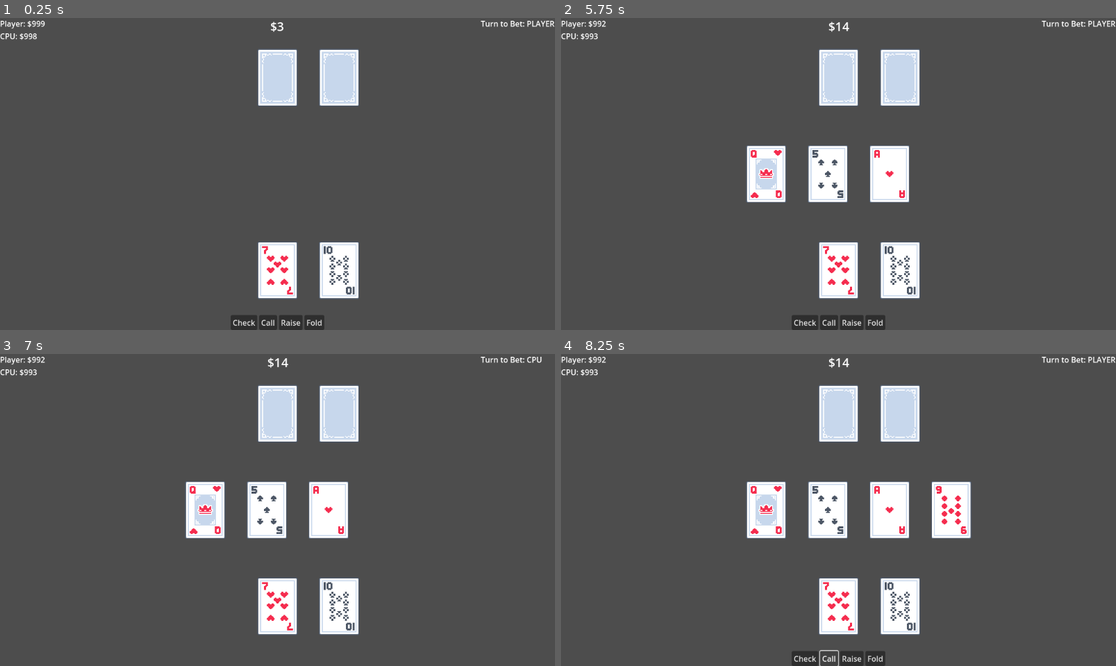
Above: before the commit, frames 1-4 (two rows, left to right).
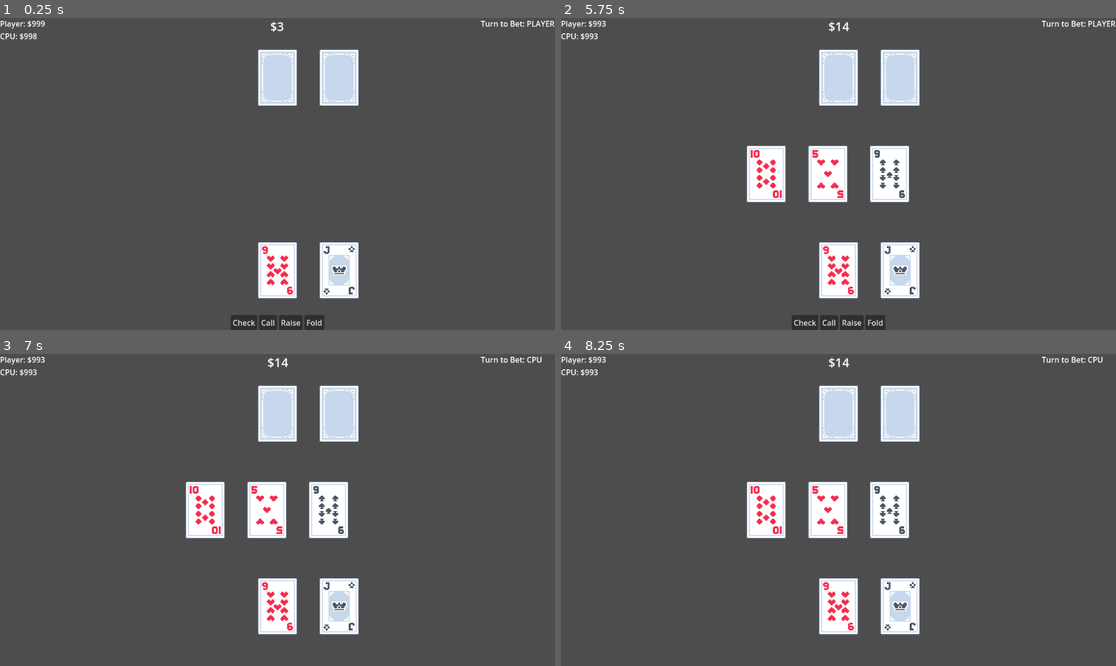
Above: after the commit, the same moments.

Repository: david8zhang/cat-poker
Game: Godot game, scene res://scenes/Main.tscn
Same seed, same stepped clock (60 frames per second), same inputs: the game is played once before the commit and once after it.
Inputs (mouse positions are in pixels of both pictures, inside the frame that each line leads up to):
- Up to frame 1 (0.25 s): no input
- Up to frame 2 (5.75 s): click "Raise" at 0.5 s; tap Enter at 1.25, 2.75, 4.25 s; tap Space at 2, 3.5, 5 s
- Up to frame 3 (7 s): click "Check" at 5.75 s
- Up to frame 4 (8.25 s): click (827, 659) at 8 s, where only the run before the commit has a clickable "Call"

The runs differ from the first frame. In frame 1, 0.6% of the frame differs, in the area x 47-64%, y 73-89%; in frame 2, 1.4%; in frame 3, 1.4%; in frame 4, 3.4%, in the area x 7-100%, y 0-100%.

Commit message:
added end of hand logic

Diff:
--- a/scenes/Main.tscn
+++ b/scenes/Main.tscn
@@ -107,7 +107,7 @@
 anchor_bottom = 1.0
 grow_horizontal = 2
 grow_vertical = 2
-color = Color(0, 0, 0, 0.294118)
+color = Color(0, 0, 0, 0.588235)
 metadata/_edit_use_anchors_ = true
 
 [node name="WinLabel" type="Label" parent="CanvasLayer/ShowdownResult"]
--- a/scripts/CPUCardPlayer.gd
+++ b/scripts/CPUCardPlayer.gd
@@ -9,3 +9,8 @@
 func blind_bet(amount):
 	curr_bankroll -= amount
 	game.blind_bet(amount, Game.Side.CPU)
+
+func make_bet(amount):
+	var amount_added = amount - game.curr_cpu_bet
+	curr_bankroll -= amount_added
+	bet.emit(amount)
--- a/scripts/CardPlayer.gd
+++ b/scripts/CardPlayer.gd
@@ -30,8 +30,7 @@
 		card.show_card()
 
 func make_bet(amount):
-	curr_bankroll -= amount
-	bet.emit(amount)
+	pass
 
 func check():
 	make_bet(0)
--- a/scripts/Game.gd
+++ b/scripts/Game.gd
@@ -14,7 +14,9 @@
 
 enum Side {
 	PLAYER,
-	CPU
+	CPU,
+	BOTH,
+	NONE
 }
 
 enum HandTypes {
@@ -68,6 +70,7 @@
 
 var did_player_check = false
 var did_cpu_check = false
+var winning_side: Game.Side = Side.NONE
 
 class Hand:
 	var hand_type: HandTypes
@@ -93,7 +96,15 @@
 	cpu.bet.connect(on_cpu_bet)
 	showdown_next_button.button_up.connect(go_to_new_game)
 
-	# Initialize deck
+	# Initialize players
+	player.global_position = Vector2(0, 200)
+	cpu.global_position = Vector2(0, -200)
+
+	init_game()
+	process_next_action(Side.PLAYER)
+
+
+func init_game():
 	for i in range(0, RANKS.size()):
 		for j in range(0, SUITS.size()):
 			var rank = RANKS[i]
@@ -102,12 +113,6 @@
 				"rank": rank,
 				"suit": suit
 			})
-
-	# Initialize players
-	player.global_position = Vector2(0, 200)
-	cpu.global_position = Vector2(0, -200)
-
-	# shuffle deck
 	deck.shuffle()
 
 	# Place blind bets
@@ -118,45 +123,6 @@
 	player.get_cards(draw_cards_from_deck(2))
 	cpu.get_cards(draw_cards_from_deck(2))
 	player.display_hand()
-	process_next_action(Side.PLAYER)
-
-	var tp1 = [
-		generate_card("05", "spades"),
-		generate_card("05", "spades"),
-		generate_card("02", "spades"),
-		generate_card("02", "spades"),
-		generate_card("A", "spades")
-	]
-
-	var tp2 = [
-		generate_card("06", "spades"),
-		generate_card("06", "spades"),
-		generate_card("02", "spades"),
-		generate_card("02", "spades"),
-		generate_card("A", "spades")
-	]
-
-	print(compare_two_pair(tp2, tp1) == 1)
-
-	var tp3 = [
-		generate_card("05", "spades"),
-		generate_card("05", "spades"),
-		generate_card("03", "spades"),
-		generate_card("03", "spades"),
-		generate_card("A", "spades")
-	]
-
-	print(compare_two_pair(tp3, tp1) == 1)
-
-	var tp4 = [
-		generate_card("05", "spades"),
-		generate_card("05", "spades"),
-		generate_card("03", "spades"),
-		generate_card("03", "spades"),
-		generate_card("K", "spades")
-	]
-
-	print(compare_two_pair(tp3, tp4) == 1)
 
 
 func generate_card(rank, suit):
@@ -214,12 +180,13 @@
 		else:
 			did_player_check = true
 			process_next_action(Game.Side.CPU)
-	# Player raise
-	if curr_player_bet > curr_cpu_bet:
-		process_next_action(Game.Side.CPU)
-	# Player call
-	elif curr_player_bet == curr_cpu_bet:
-		go_to_next_phase_with_delay(2)
+	else:
+		# Player raise
+		if curr_player_bet > curr_cpu_bet:
+			process_next_action(Game.Side.CPU)
+		# Player call
+		elif curr_player_bet == curr_cpu_bet:
+			go_to_next_phase_with_delay(2)
 	pot_label.text = "$" + str(curr_player_bet + curr_cpu_bet + pot)
 	player_chip_count.text = "Player: $" + str(player.curr_bankroll)
 
@@ -249,22 +216,23 @@
 	pot += curr_player_bet + curr_cpu_bet
 	curr_player_bet = 0
 	curr_cpu_bet = 0
-	if curr_phase == GamePhase.PREFLOP:
-		deal_cards_on_table(3)
-		curr_phase = GamePhase.FLOP
-		process_next_action(Side.PLAYER)
-	elif curr_phase == GamePhase.FLOP:
-		deal_cards_on_table(1)
-		curr_phase = GamePhase.TURN
-		process_next_action(Side.PLAYER)
-	elif curr_phase == GamePhase.TURN:
-		deal_cards_on_table(1)
-		curr_phase = GamePhase.RIVER
-		process_next_action(Side.PLAYER)
-	elif curr_phase == GamePhase.RIVER:
-		cpu.display_hand()
-		curr_phase = GamePhase.SHOWDOWN
-		check_winner()
+	match curr_phase:
+		GamePhase.PREFLOP:
+			deal_cards_on_table(3)
+			curr_phase = GamePhase.FLOP
+			process_next_action(Side.PLAYER)
+		GamePhase.FLOP:
+			deal_cards_on_table(1)
+			curr_phase = GamePhase.TURN
+			process_next_action(Side.PLAYER)
+		GamePhase.TURN:
+			deal_cards_on_table(1)
+			curr_phase = GamePhase.RIVER
+			process_next_action(Side.PLAYER)
+		GamePhase.RIVER:
+			cpu.display_hand()
+			curr_phase = GamePhase.SHOWDOWN
+			check_winner()
 
 func handle_cpu_action():
 	if curr_player_bet == 0:
@@ -282,7 +250,36 @@
 	cpu_chip_count.text = "CPU: $" + str(cpu.curr_bankroll)
 
 func go_to_new_game():
-	pass
+	if winning_side == Side.PLAYER:
+		player.curr_bankroll += pot
+	elif winning_side == Side.CPU:
+		cpu.curr_bankroll += pot
+	else:
+		player.curr_bankroll += round(pot / 2)
+		cpu.curr_bankroll += round(pot / 2)
+	pot = 0
+	pot_label.text = "$0"
+	player_chip_count.text = "Player: $" + str(player.curr_bankroll)
+	cpu_chip_count.text = "CPU: $" + str(cpu.curr_bankroll)
+	showdown_result.hide()
+
+	# reset game state
+	for c in player.cards_in_hand:
+		c.queue_free()
+	for c in cpu.cards_in_hand:
+		c.queue_free()
+	for c in curr_community_cards:
+		c.queue_free()
+	curr_community_cards = []
+	player.cards_in_hand = []
+	cpu.cards_in_hand = []
+	curr_player_bet = 0
+	curr_cpu_bet = 0
+	curr_phase = GamePhase.PREFLOP
+	deck = []
+	next_card_x_pos = -150 # For positioning flop cards at the middle of the table (fix this later)
+	init_game()
+	process_next_action(Side.PLAYER)
 
 func check_winner():
 	showdown_result.show()
@@ -291,10 +288,13 @@
 	var compare_result = compare_hands(player_hand, cpu_hand)
 	if compare_result == 1:
 		showdown_win_label.text = "Player Wins!\nHand: " + hand_type_names[player_hand.hand_type] + "\nWinnings: $" + str(pot)
+		winning_side = Side.PLAYER
 	elif compare_result == -1:
 		showdown_win_label.text = "CPU Wins!\nHand: " + hand_type_names[cpu_hand.hand_type]
+		winning_side = Side.CPU
 	else:
 		showdown_win_label.text = "Tie!\nWinnings:" + str(pot / 2)
+		winning_side = Side.BOTH
 
 # Get the best hand between hole cards and community cards
 func get_best_hand_comm_cards(player_cards, community_cards):
--- a/scripts/PlayerCardPlayer.gd
+++ b/scripts/PlayerCardPlayer.gd
@@ -25,3 +25,8 @@
 func blind_bet(amount):
 	curr_bankroll -= amount
 	game.blind_bet(amount, Game.Side.PLAYER)
+
+func make_bet(amount):
+	var amount_added = amount - game.curr_player_bet
+	curr_bankroll -= amount_added
+	bet.emit(amount)
